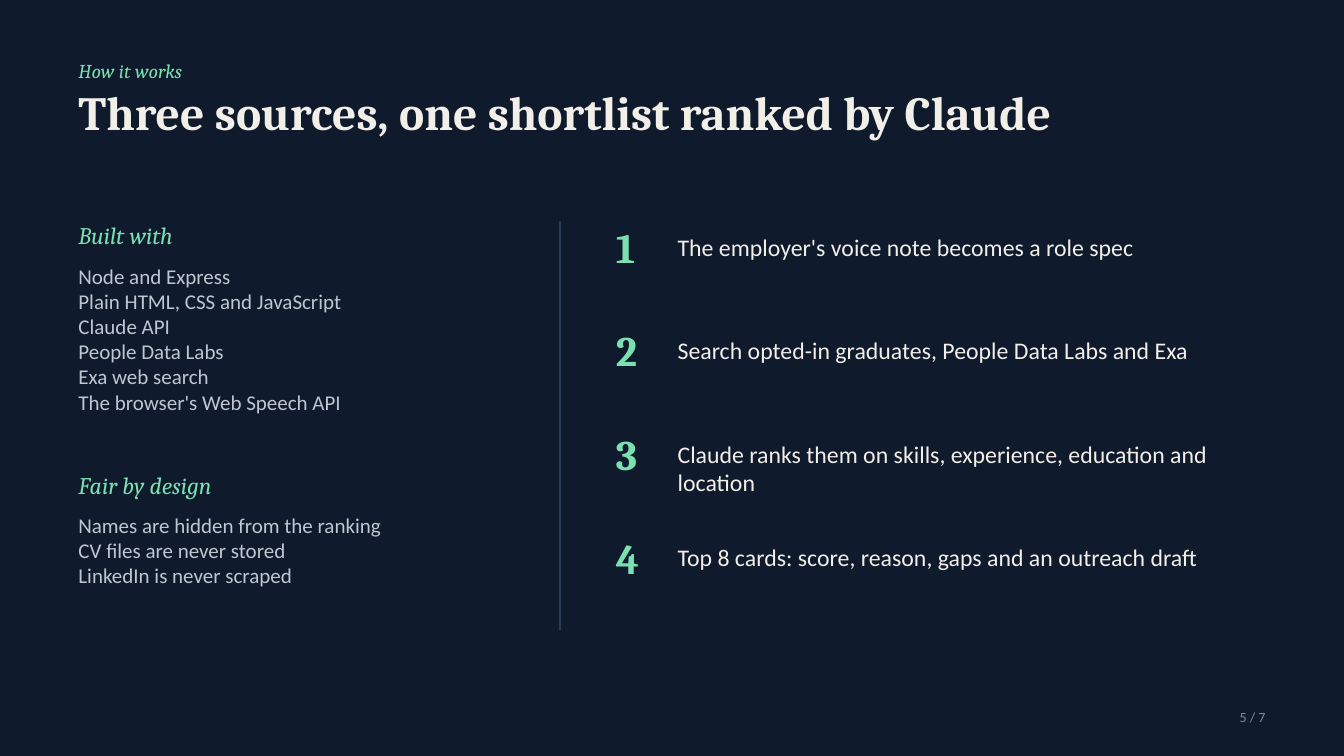
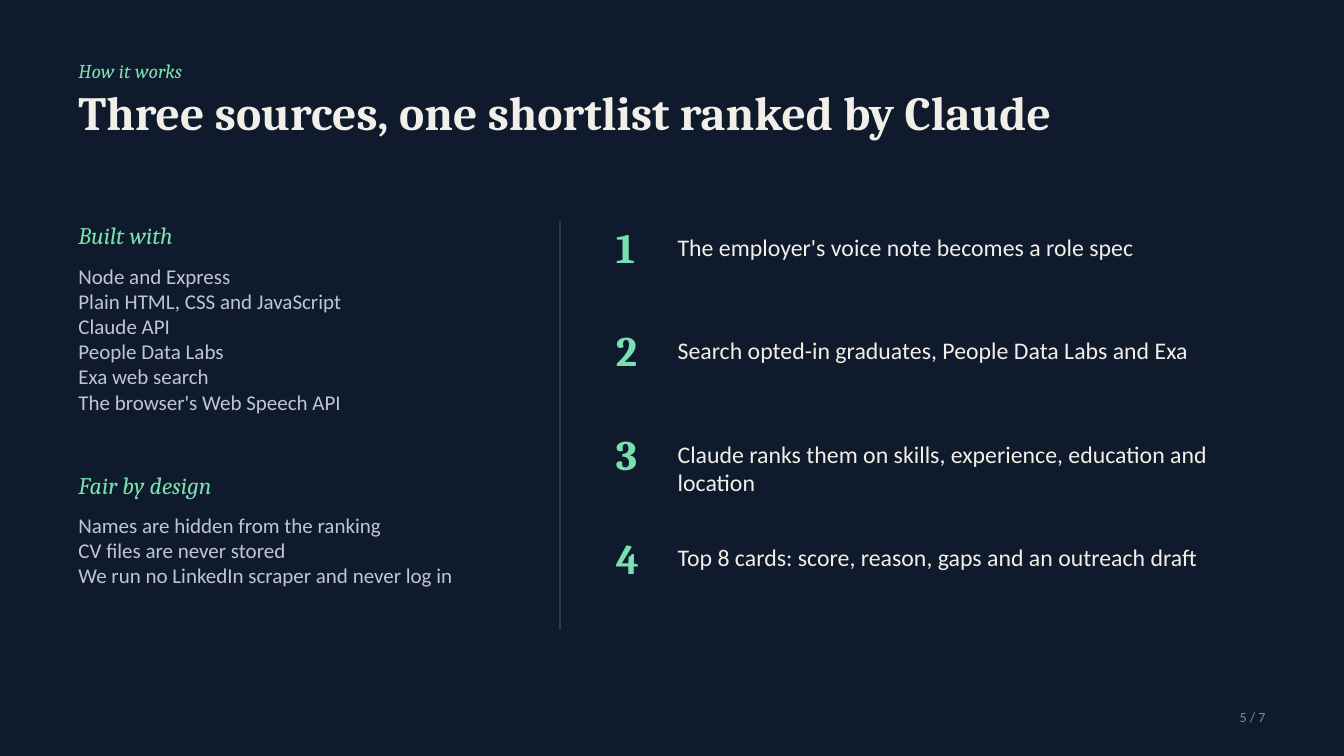
Before and after one commit to OP793/Table7, a slide deck: slide 5 of presentation/Table7-pitch-deck.pptx. Drawn at 1344x756 pixels with LibreOffice and Linux fonts; fonts in the diff are those of the drawing. Boxes give left, top, right and bottom in pixels: in the first picture for what was removed or moved away, otherwise in the second. Text is boxed around its words. In the diff, an @@ line names an element or a change of style, - is before the commit and + after.

```diff
--- a/presentation/Table7-pitch-deck.pptx
+++ b/presentation/Table7-pitch-deck.pptx
@@ text at (x1=78, y1=568, x2=452, y2=587): text changed @@
-LinkedIn is never scraped
+We run no LinkedIn scraper and never log in
```
